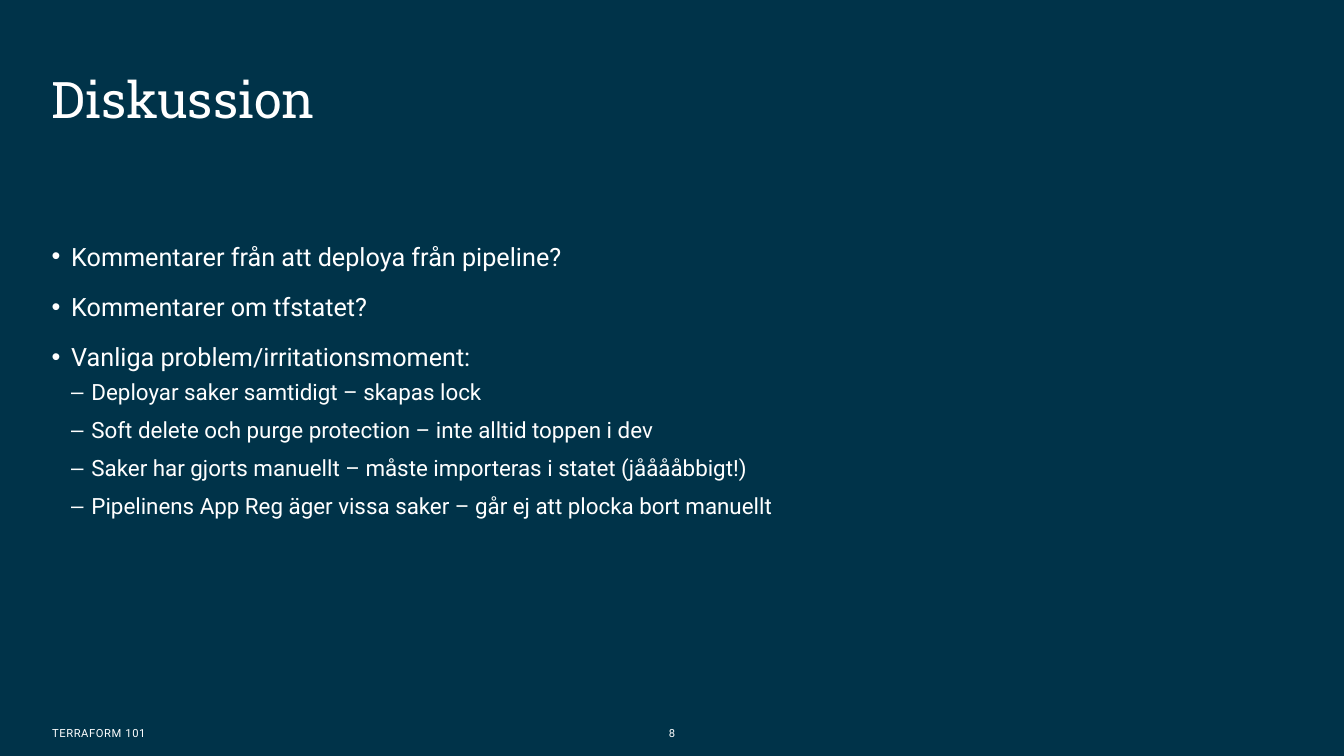
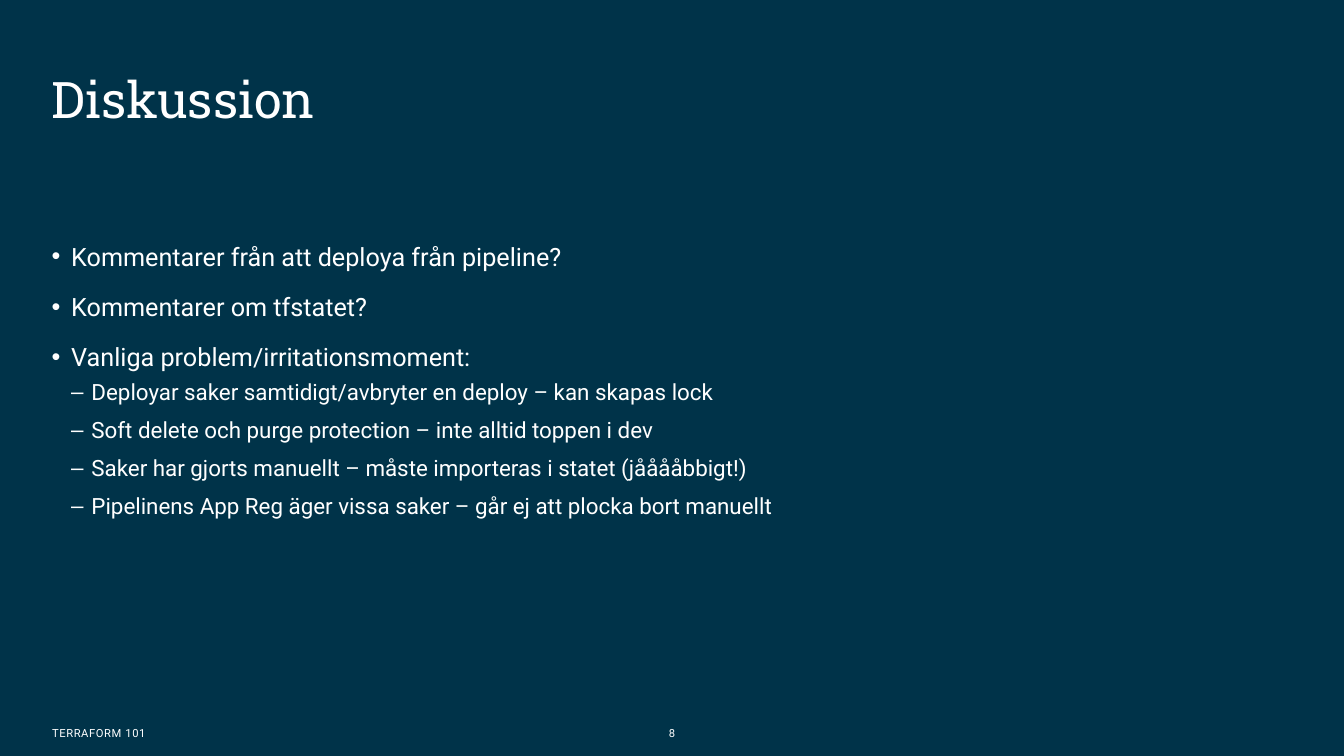
Before and after one commit to Omegapoint/terraform-101, a slide deck: slide 8 of Terraform101.pptx. Drawn at 1344x756 pixels with LibreOffice and Linux fonts; fonts in the diff are those of the drawing; background and template pictures are left out. Boxes give left, top, right and bottom in pixels: in the first picture for what was removed or moved away, otherwise in the second. Text is boxed around its words. In the diff, an @@ line names an element or a change of style, - is before the commit and + after.

```diff
--- a/Terraform101.pptx
+++ b/Terraform101.pptx
@@ text at bbox=[91, 383, 713, 405]: text changed @@
-  ‒ Deployar saker samtidigt – skapas lock
+  ‒ Deployar saker samtidigt/avbryter en deploy – kan skapas lock
```
Also in this commit, not shown: 3 other slides changed, 1 other file.
